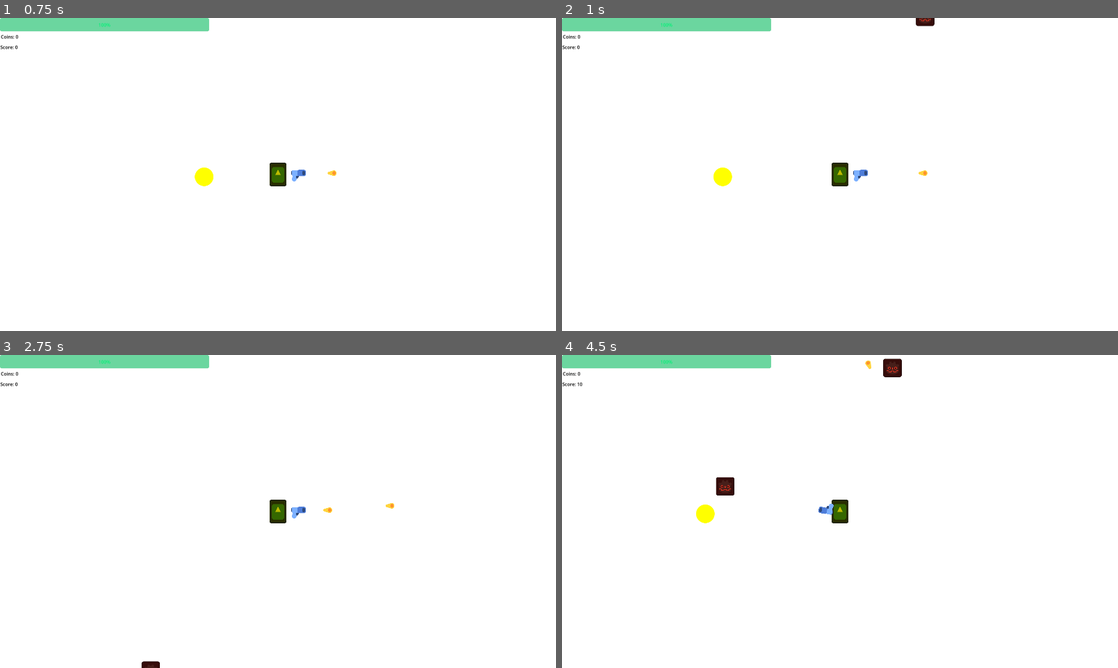
Above: before the commit, frames 1-4 (two rows, left to right).
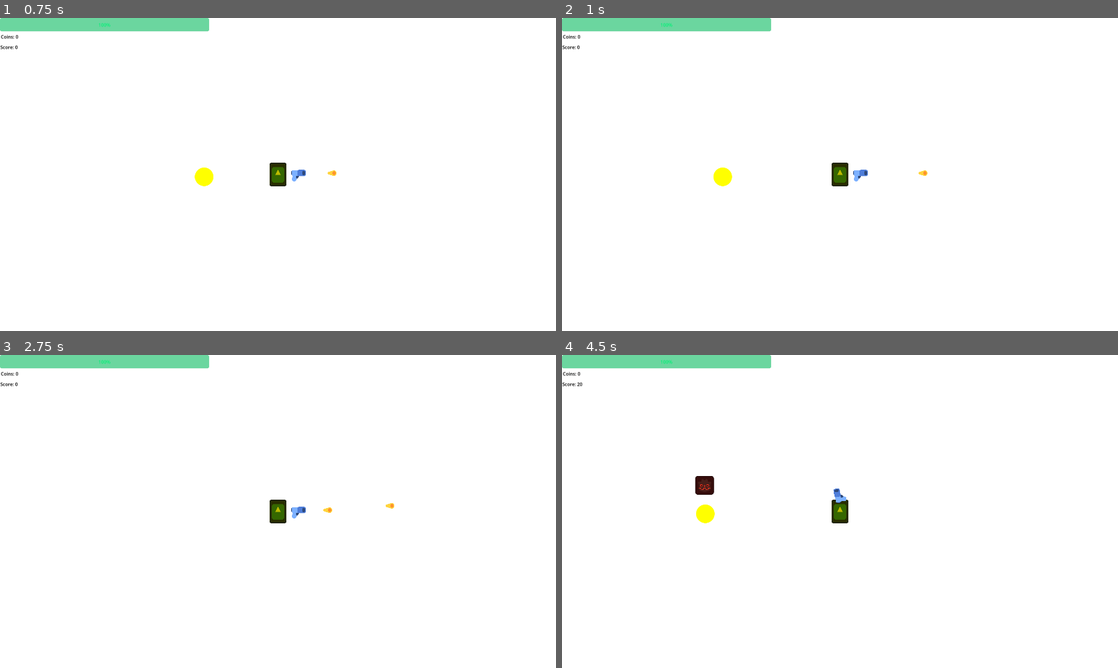
Above: after the commit, the same moments.

Repository: deutandev/survival-shooter
Game: Godot game, scene res://environment/map.tscn
The game is run twice, just before and just after one commit, with the same random seed, the same clock (stepped at 60 frames per second) and the same inputs. The engine's default icon, where the game draws it, is replaced by a stand-in: a white triangle on a blue panel in a dark square.
Inputs:
- Up to frame 1 (0.75 s): tap Enter at 0.5 s; hold D (move_right) from 0.53 s (still down)
- Up to frame 2 (1 s): keep holding D (move_right)
- Up to frame 3 (2.75 s): release D (move_right) at 1.28 s; hold S (move_down) 1.28-2.03 s; hold D (move_right) from 2.03 s (still down)
- Up to frame 4 (4.5 s): release D (move_right) at 2.78 s; hold W (move_up) 2.78-3.53 s; hold A (move_left) from 3.53 s (still down)

Frame 1 is identical in both runs. In frame 2, less than 0.1% of the frame differs, in the area x 63-67%, y 0-3%; in frame 3, less than 0.1%; in frame 4, 0.8%, in the area x 2-62%, y 1-52%.

Commit message:
refactor(hurt_manager): update damage application logic and signal connection for enemy detection

Diff:
--- a/characters/player/hurt_manager.gd
+++ b/characters/player/hurt_manager.gd
@@ -10,19 +10,19 @@
 
 var is_hurt := false
 
-func _physics_process(_delta):
-	if is_hurt:
-		return
-	var overlapping = hurtbox.get_overlapping_areas()
-	for area in overlapping:
-		if area.is_in_group("enemy"):
-			print_debug("HitBox")
-			apply_damage(area)
-			break
+#func _physics_process(_delta):
+	#if is_hurt:
+		#return
+	#var overlapping = hurtbox.get_overlapping_areas()
+	#for area in overlapping:
+		#if area.is_in_group("enemy"):
+			#print_debug("HitBox")
+			#apply_damage(area)
+			#break
 
-func apply_damage(area: Area2D):
+func apply_damage(body: Node2D):
 	health.take_damage(damage_amount)
-	apply_knockback(area.get_parent().velocity)
+	apply_knockback(body.velocity)
 	is_hurt = true
 	hurt_timer.start()
 	await hurt_timer.timeout
@@ -35,3 +35,8 @@
 	var knockback_direction = (enemy_velocity - target.velocity).normalized() * knockback_power
 	target.velocity = knockback_direction
 	target.move_and_slide()
+
+
+func _on_hurt_box_body_entered(body: Node2D) -> void:
+	if body.is_in_group("enemy"):
+		apply_damage(body)
--- a/characters/player/player.tscn
+++ b/characters/player/player.tscn
@@ -46,13 +46,12 @@
 unique_name_in_owner = true
 wait_time = 0.3
 
-[node name="Gun" parent="HurtManager/HurtBox" instance=ExtResource("3_exd8k")]
+[node name="HealthManager" type="Node2D" parent="."]
+unique_name_in_owner = true
+script = ExtResource("1_exd8k")
+
+[node name="Gun" parent="." instance=ExtResource("3_exd8k")]
 position = Vector2(11, 3)
 collision_layer = 1
 
-[node name="HealthManager" type="Node2D" parent="."]
-unique_name_in_owner = true
-script = ExtResource("1_exd8k")
-max_health = 10000
-
-[connection signal="area_entered" from="HurtManager/HurtBox" to="." method="_on_hurt_box_area_entered"]
+[connection signal="body_entered" from="HurtManager/HurtBox" to="HurtManager" method="_on_hurt_box_body_entered"]
--- a/environment/map.tscn
+++ b/environment/map.tscn
@@ -9,7 +9,7 @@
 
 [sub_resource type="Curve2D" id="Curve2D_3sytr"]
 _data = {
-"points": PackedVector2Array(0, 0, 0, 0, -73, -61, 0, 0, 0, 0, 1979, -60, 0, 0, 0, 0, 1980, 1133, 0, 0, 0, 0, -71, 1131, 0, 0, 0, 0, -73, -61)
+"points": PackedVector2Array(-38.9743, -3.54312, 38.9743, 3.54312, -132, -95, 0, 0, 0, 0, 2118, -120, 0, 0, 0, 0, 2077, 1217, 0, 0, 0, 0, -138, 1182, 0, 0, 0, 0, -145, -72)
 }
 point_count = 5
 
@@ -65,10 +65,11 @@
 
 [node name="PathFollow2D" type="PathFollow2D" parent="Player/Path2D"]
 unique_name_in_owner = true
-position = Vector2(-73, -61)
-rotation = 0.000487329
+visible = false
+position = Vector2(-132, -95)
+rotation = 0.09066
 
-[node name="SpawnTimer" type="Timer" parent="."]
+[node name="MobSpawnTimer" type="Timer" parent="."]
 autostart = true
 
 [node name="Coin" parent="." instance=ExtResource("5_ml8jp")]
@@ -76,4 +77,4 @@
 
 [node name="MobPool" parent="." instance=ExtResource("7_ji8xv")]
 
-[connection signal="timeout" from="SpawnTimer" to="." method="_on_spawn_timer_timeout"]
+[connection signal="timeout" from="MobSpawnTimer" to="." method="_on_spawn_timer_timeout"]
Not shown: 1 places in characters/player/player.tscn that only renumber resources
